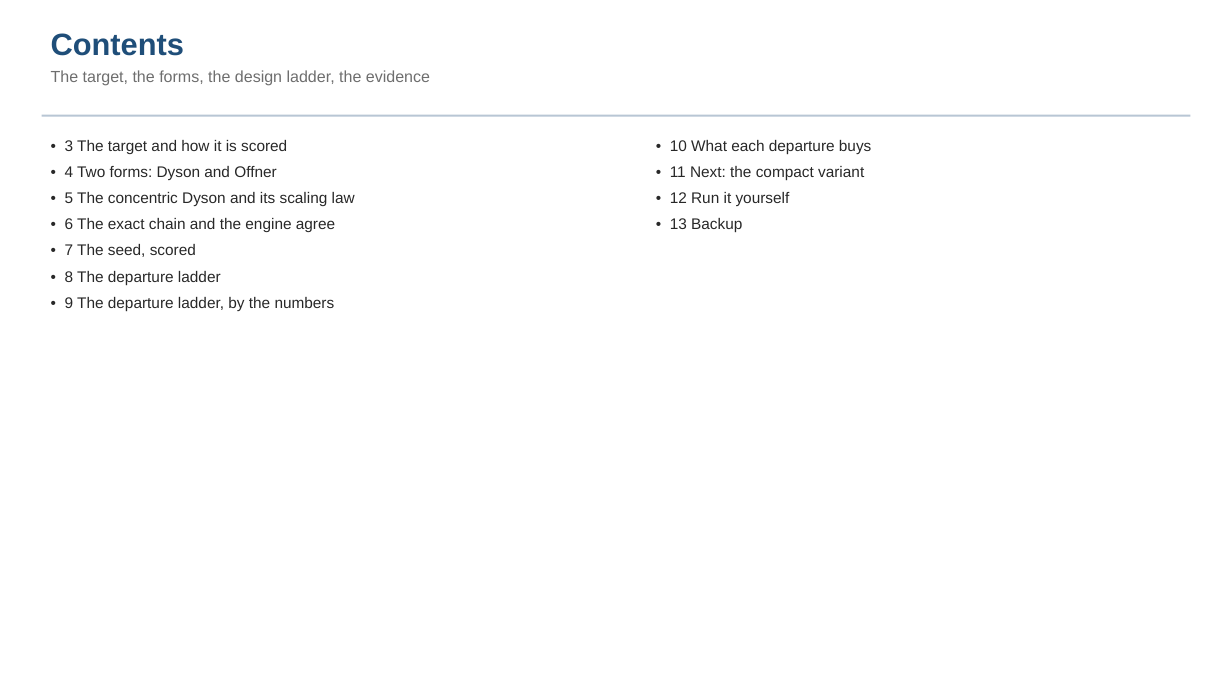
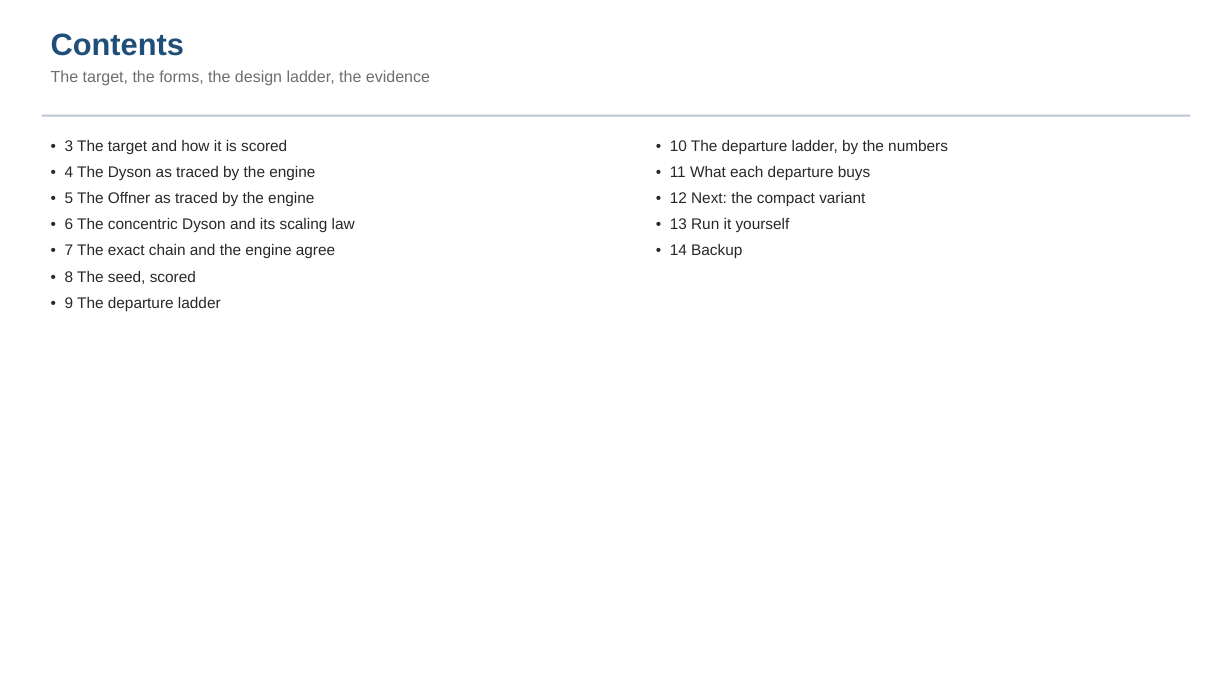
Before and after one commit to nasa-jpl/macos, a slide deck: slide 2 of demo_session/deck_dyson.pptx. Drawn at 1232x693 pixels with LibreOffice and Linux fonts; fonts in the diff are those of the drawing. Boxes give left, top, right and bottom in pixels: in the first picture for what was removed or moved away, otherwise in the second. Text is boxed around its words. In the diff, an @@ line names an element or a change of style, - is before the commit and + after.

```diff
--- a/demo_session/deck_dyson.pptx
+++ b/demo_session/deck_dyson.pptx
@@ text at (670,140,948,259): text changed @@
-• 10 What each departure buys
-• 11 Next: the compact variant
-• 12 Run it yourself
-• 13 Backup
+• 10 The departure ladder, by the numbers
+• 11 What each departure buys
+• 12 Next: the compact variant
+• 13 Run it yourself
+• 14 Backup
@@ text at (65,166,355,311): text changed @@
-• 4 Two forms: Dyson and Offner
-• 5 The concentric Dyson and its scaling law
-• 6 The exact chain and the engine agree
-• 7 The seed, scored
-• 8 The departure ladder
-• 9 The departure ladder, by the numbers
+• 4 The Dyson as traced by the engine
+• 5 The Offner as traced by the engine
+• 6 The concentric Dyson and its scaling law
+• 7 The exact chain and the engine agree
+• 8 The seed, scored
+• 9 The departure ladder
```
Also in this commit, not shown: 2 other slides changed, 1 slide added, 5 other files.
